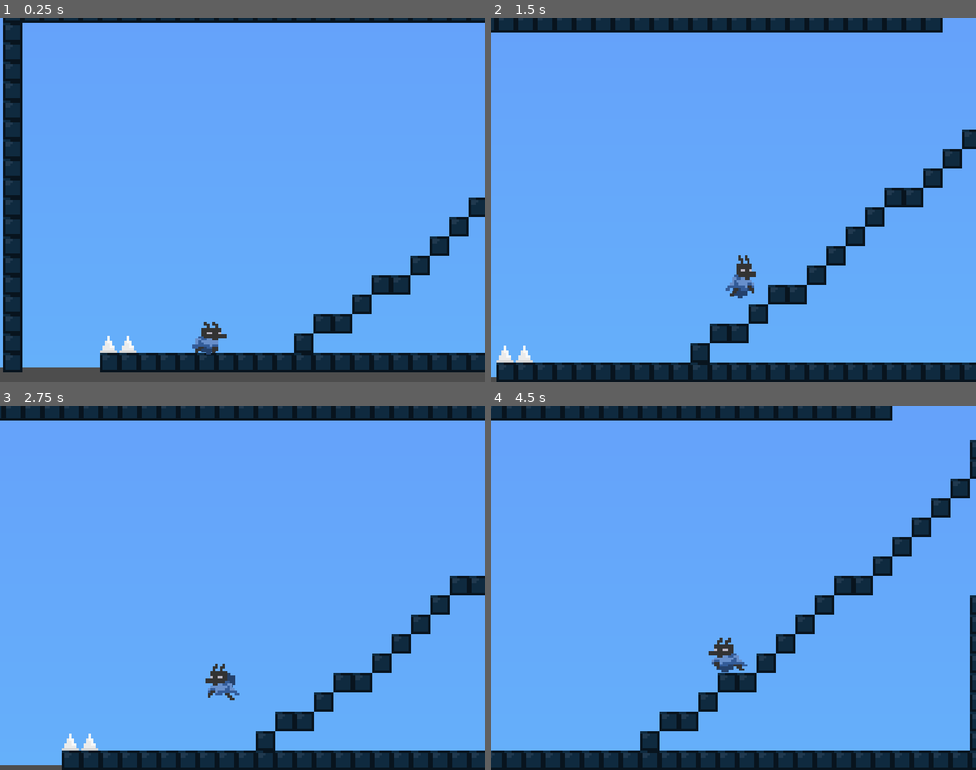
Above: before the commit, frames 1-4 (two rows, left to right).
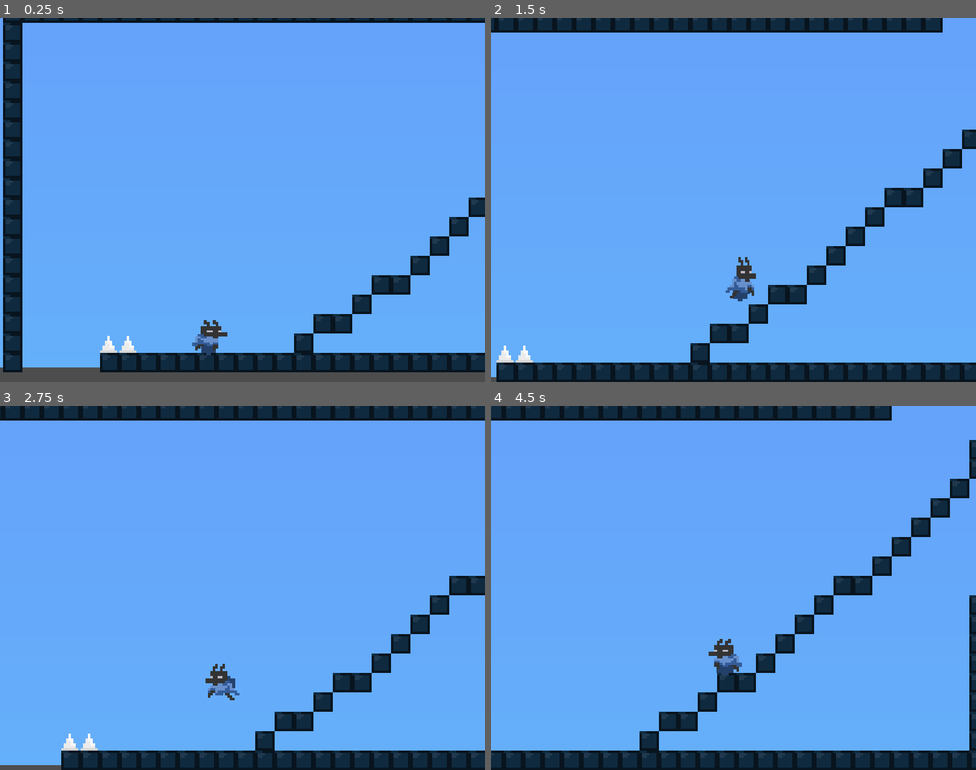
Above: after the commit, the same moments.

Repository: leafcabral/leafs-arcade
Game: Godot game, scene res://main/game_root.tscn
Same seed, same stepped clock (60 frames per second), same inputs: the game is played once before the commit and once after it.
Inputs:
- Up to frame 1 (0.25 s): no input
- Up to frame 2 (1.5 s): hold D (move_right) from 0.53 s (still down); tap Down (crouch, bound only after the commit) at 0.6 s; tap W (jump) at 0.77, 0.8, 1.07, 1.35 s
- Up to frame 3 (2.75 s): tap W (jump) at 1.52, 1.82, 2.3 s; tap Down (crouch, bound only after the commit) at 1.55, 2.1 s; release D (move_right) at 2.03 s; hold A (move_left) from 2.03 s (still down)
- Up to frame 4 (4.5 s): release A (move_left) at 2.78 s; hold D (move_right) 2.78-4.28 s; tap Down (crouch, bound only after the commit) at 2.85, 4.35 s; tap W (jump) at 3.02, 3.32, 3.6, 3.77, 4.07 s; hold A (move_left) from 4.28 s (still down)

The runs differ from the first frame. In frame 1, 0.2% of the frame differs, in the area x 39-47%, y 83-93%; in frame 2, 0.2%; in frame 3, 0.7%; in frame 4, 1.1%, in the area x 0-100%, y 0-100%.

Commit message:
feat(tower_of_lmao): add player crouching

Diff:
--- a/5-tower-of-lmao/common/components/platformer_movement_2d.gd
+++ b/5-tower-of-lmao/common/components/platformer_movement_2d.gd
@@ -5,11 +5,14 @@
 
 signal jumped
 signal hit_floor
+signal crouched
+signal got_up
 
 @export var disabled := false
 @export var input_move_left := &"move_left"
 @export var input_move_right := &"move_right"
 @export var input_jump := &"jump"
+@export var input_crouch := &"crouch"
 
 @export_group("Horizontal Movement")
 @export_range(0, 1000, 0.1, "or_greater") var max_speed := 600.0
@@ -24,6 +27,11 @@
 @export_range(0, 5000, 0.1, "or_greater") var terminal_falling_velocity := 2000.0
 @export var hold_to_jump := false
 
+@export_group("Crouching")
+@export_range(0, 1, 0.01) var crouching_speed_scale := 0.5
+@export_range(1, 2, 0.1, "or_greater") var crouch_jump_scale := 1.0
+@export_range(0, 2, 0.01, "or_greater") var strong_jump_buffer := 0.1
+
 @export_group("Quality of Life")
 @export_range(0, 1, 0.01) var variable_jump_scale := 0.5
 @export_range(0, 5, 0.01, "or_greater") var jump_buffering_time := 0.05
@@ -33,6 +41,7 @@
 
 var jump_buffering := 0.0
 var coyote_jump := 0.0
+var strong_jump := 0.0
 
 var is_walking := false
 var is_jumping := false:
@@ -45,10 +54,19 @@
 		if is_airbourne and not value:
 			hit_floor.emit()
 		is_airbourne = value
+var is_crouching := false:
+	set(value):
+		if is_crouching and not value:
+			got_up.emit()
+		elif not is_crouching and value:
+			crouched.emit()
+		is_crouching = value
+var did_super_jump := false
 
 var _left_pressed := false
 var _right_pressed := false
 var _jump_pressed := false
+var _crouch_pressed := false
 var _time_left_pressed := 0.0
 var _time_right_pressed := 0.0
 
@@ -98,9 +116,15 @@
 	var direction := get_movement_axis()
 	is_walking = direction
 
+	var speed := max_speed * direction
+	if _crouch_pressed:
+		is_crouching = true
+		speed *= crouching_speed_scale
+	else:
+		is_crouching = false
 	velocity.x = move_toward(
 		velocity.x,
-		(max_speed * direction) if direction else 0.0,
+		speed if direction else 0.0,
 		max_speed * delta / (acceleration_time if direction else deceleration_time)
 	)
 
@@ -128,6 +152,7 @@
 		is_airbourne = true
 		if velocity.y >= 0:
 			is_jumping = false
+			did_super_jump = false
 
 
 func should_jump() -> bool:
@@ -143,7 +168,10 @@
 
 
 func get_gravity() -> Vector2:
-	return Vector2(0, 2 * jump_height / pow(
+	var final_jump_height = jump_height
+	if did_super_jump:
+		final_jump_height *= crouch_jump_scale
+	return Vector2(0, 2 * final_jump_height / pow(
 			time_to_peak if is_jumping else time_to_fall,
 			2
 		)
@@ -151,7 +179,11 @@
 
 
 func get_jump_velocity() -> float:
-	return - (2 * jump_height) / time_to_peak
+	var final_jump_height = jump_height
+	if strong_jump:
+		final_jump_height *= crouch_jump_scale
+		did_super_jump = true
+	return - (2 * final_jump_height) / time_to_peak
 
 
 func _update_key_presses(delta: float) -> void:
@@ -169,6 +201,7 @@
 		Input.is_action_just_pressed(input_jump) or
 		(hold_to_jump and Input.is_action_pressed(input_jump))
 	)
+	_crouch_pressed = Input.is_action_pressed(input_crouch)
 
 
 func _update_timers(delta: float) -> void:
@@ -176,8 +209,12 @@
 		jump_buffering = jump_buffering_time
 	if parent.is_on_floor():
 		coyote_jump = coyote_jump_time
+	if _crouch_pressed:
+		strong_jump = strong_jump_buffer
 
 	if jump_buffering > 0:
 		jump_buffering = max(0, jump_buffering - delta)
 	if coyote_jump > 0:
 		coyote_jump = max(0, coyote_jump - delta)
+	if strong_jump > 0:
+		strong_jump = max(0, strong_jump - delta)
--- a/5-tower-of-lmao/entities/player/player.gd
+++ b/5-tower-of-lmao/entities/player/player.gd
@@ -11,6 +11,8 @@
 @onready var sprite_original_scale := sprite.scale
 @onready var cape: ClothTrailComponent = $ClothTrailComponent
 @onready var movement_controller: PlatformerMovement2D = $PlatformerMovement2D
+@onready var normal_collision_box: CollisionShape2D = $NormalCollisionBox
+@onready var crouch_collision_box: CollisionShape2D = $CrouchCollisionBox
 
 
 func _physics_process(delta: float) -> void:
@@ -23,8 +25,12 @@
 func update_sprite_animation() -> void:
 	if movement_controller.is_airbourne:
 		sprite.play("jump")
+	elif movement_controller.is_walking and movement_controller.is_crouching:
+		sprite.play("crouch-walk")
 	elif movement_controller.is_walking:
 		sprite.play("walk")
+	elif movement_controller.is_crouching:
+		sprite.play("crouch")
 	else:
 		sprite.play("idle")
 
@@ -65,3 +71,15 @@
 
 func _on_platformer_movement_2d_hit_floor() -> void:
 	strech_sprite(strech_scale)
+
+
+func _on_platformer_movement_2d_got_up() -> void:
+	normal_collision_box.set_deferred("disabled", false)
+	await get_tree().process_frame
+	crouch_collision_box.set_deferred("disabled", true)
+
+
+func _on_platformer_movement_2d_crouched() -> void:
+	crouch_collision_box.set_deferred("disabled", false)
+	await get_tree().process_frame
+	normal_collision_box.set_deferred("disabled", true)
--- a/5-tower-of-lmao/entities/player/player.tscn
+++ b/5-tower-of-lmao/entities/player/player.tscn
@@ -1,9 +1,11 @@
-[gd_scene load_steps=24 format=3 uid="uid://b6uvxvcf0811"]
+[gd_scene load_steps=35 format=3 uid="uid://b6uvxvcf0811"]
 
 [ext_resource type="Script" uid="uid://bbqag8hc5bpke" path="res://entities/player/player.gd" id="1_sglur"]
 [ext_resource type="Texture2D" uid="uid://74xqh7pg6t8y" path="res://entities/player/sprites/idle.png" id="2_fkugw"]
 [ext_resource type="Texture2D" uid="uid://bwp1l6tw1k784" path="res://entities/player/sprites/jump.png" id="3_8fjmc"]
+[ext_resource type="Texture2D" uid="uid://3cpl42alwemv" path="res://entities/player/sprites/crouch.png" id="3_26q78"]
 [ext_resource type="Script" uid="uid://4s62gvwpjvxj" path="res://common/components/platformer_movement_2d.gd" id="3_sglur"]
+[ext_resource type="Texture2D" uid="uid://cj2arrqx7ywag" path="res://entities/player/sprites/crouch-walk.png" id="4_bectd"]
 [ext_resource type="Texture2D" uid="uid://cpjuoviyhyp6x" path="res://entities/player/sprites/walk.png" id="4_qiwj3"]
 [ext_resource type="Script" uid="uid://ddtv83v7vkf2v" path="res://common/components/cloth_trail_component.gd" id="6_8fjmc"]
 [ext_resource type="Script" uid="uid://fmpoq8my4dhh" path="res://common/components/corner_correction_component.gd" id="7_qiwj3"]
@@ -26,6 +28,38 @@
 fill_to = Vector2(1, 0.5)
 metadata/_snap_enabled = true
 
+[sub_resource type="AtlasTexture" id="AtlasTexture_we0b7"]
+atlas = ExtResource("3_26q78")
+region = Rect2(0, 0, 16, 16)
+
+[sub_resource type="AtlasTexture" id="AtlasTexture_mtric"]
+atlas = ExtResource("4_bectd")
+region = Rect2(0, 0, 16, 16)
+
+[sub_resource type="AtlasTexture" id="AtlasTexture_eyb6c"]
+atlas = ExtResource("4_bectd")
+region = Rect2(16, 0, 16, 16)
+
+[sub_resource type="AtlasTexture" id="AtlasTexture_221hk"]
+atlas = ExtResource("4_bectd")
+region = Rect2(32, 0, 16, 16)
+
+[sub_resource type="AtlasTexture" id="AtlasTexture_ghoj8"]
+atlas = ExtResource("4_bectd")
+region = Rect2(48, 0, 16, 16)
+
+[sub_resource type="AtlasTexture" id="AtlasTexture_t1t22"]
+atlas = ExtResource("4_bectd")
+region = Rect2(64, 0, 16, 16)
+
+[sub_resource type="AtlasTexture" id="AtlasTexture_50fht"]
+atlas = ExtResource("4_bectd")
+region = Rect2(80, 0, 16, 16)
+
+[sub_resource type="AtlasTexture" id="AtlasTexture_wuv6x"]
+atlas = ExtResource("4_bectd")
+region = Rect2(96, 0, 16, 16)
+
 [sub_resource type="AtlasTexture" id="AtlasTexture_26q78"]
 atlas = ExtResource("2_fkugw")
 region = Rect2(0, 0, 16, 16)
@@ -74,6 +108,40 @@
 animations = [{
 "frames": [{
 "duration": 1.0,
+"texture": SubResource("AtlasTexture_we0b7")
+}],
+"loop": true,
+"name": &"crouch",
+"speed": 5.0
+}, {
+"frames": [{
+"duration": 1.0,
+"texture": SubResource("AtlasTexture_mtric")
+}, {
+"duration": 1.0,
+"texture": SubResource("AtlasTexture_eyb6c")
+}, {
+"duration": 1.0,
+"texture": SubResource("AtlasTexture_221hk")
+}, {
+"duration": 1.0,
+"texture": SubResource("AtlasTexture_ghoj8")
+}, {
+"duration": 1.0,
+"texture": SubResource("AtlasTexture_t1t22")
+}, {
+"duration": 1.0,
+"texture": SubResource("AtlasTexture_50fht")
+}, {
+"duration": 1.0,
+"texture": SubResource("AtlasTexture_wuv6x")
+}],
+"loop": true,
+"name": &"crouch-walk",
+"speed": 8.0
+}, {
+"frames": [{
+"duration": 1.0,
 "texture": SubResource("AtlasTexture_26q78")
 }, {
 "duration": 1.0,
@@ -123,6 +191,9 @@
 
 [sub_resource type="RectangleShape2D" id="RectangleShape2D_symyc"]
 size = Vector2(40, 48)
+
+[sub_resource type="RectangleShape2D" id="RectangleShape2D_bectd"]
+size = Vector2(40, 40)
 
 [node name="Player" type="CharacterBody2D"]
 collision_mask = 10
@@ -130,8 +201,8 @@
 strech_restore_seconds = 0.15
 
 [node name="ClothTrailComponent" type="Line2D" parent="."]
-position = Vector2(3, 7)
-points = PackedVector2Array(0, 0, 0, 4, 0, 8, 0, 12, 0, 16)
+position = Vector2(3, 4)
+points = PackedVector2Array(0, 0, -3e-45, 4, -6e-45, 8, -8e-45, 12, -1.1e-44, 16)
 width = 0.0
 width_curve = SubResource("Curve_8fjmc")
 default_color = Color(0.14117648, 0.25490198, 0.41960785, 1)
@@ -148,31 +219,40 @@
 metadata/_custom_type_script = "uid://ddtv83v7vkf2v"
 
 [node name="Sprites" type="AnimatedSprite2D" parent="."]
-position = Vector2(0, 32)
 scale = Vector2(4, 4)
 sprite_frames = SubResource("SpriteFrames_a1qjk")
-animation = &"idle"
-offset = Vector2(0, -8)
-
-[node name="CollisionShape2D" type="CollisionShape2D" parent="."]
-position = Vector2(0, 8)
+animation = &"crouch"
+offset = Vector2(0, -2)
+
+[node name="NormalCollisionBox" type="CollisionShape2D" parent="."]
 shape = SubResource("RectangleShape2D_symyc")
+
+[node name="CrouchCollisionBox" type="CollisionShape2D" parent="."]
+position = Vector2(0, 4)
+shape = SubResource("RectangleShape2D_bectd")
+disabled = true
+debug_color = Color(0.70196074, 0, 0.22620443, 0.41960785)
 
 [node name="PlatformerMovement2D" type="Node2D" parent="."]
 script = ExtResource("3_sglur")
+input_crouch = null
 max_speed = 400.0
 jump_height = 128.0
 time_to_peak = 0.4
+crouching_speed_scale = 0.3
+crouch_jump_scale = 1.5
 jump_buffering_time = 0.1
 metadata/_custom_type_script = "uid://4s62gvwpjvxj"
 
 [node name="CornerCorrectionComponent" type="Node2D" parent="."]
-position = Vector2(0, -16)
+position = Vector2(0, -24)
 script = ExtResource("7_qiwj3")
 amount = 8.0
 length = 14.0
 distance_between = 40.0
 metadata/_custom_type_script = "uid://fmpoq8my4dhh"
 
+[connection signal="crouched" from="PlatformerMovement2D" to="." method="_on_platformer_movement_2d_crouched"]
+[connection signal="got_up" from="PlatformerMovement2D" to="." method="_on_platformer_movement_2d_got_up"]
 [connection signal="hit_floor" from="PlatformerMovement2D" to="." method="_on_platformer_movement_2d_hit_floor"]
 [connection signal="jumped" from="PlatformerMovement2D" to="." method="_on_platformer_movement_2d_jumped"]
--- a/5-tower-of-lmao/project.godot
+++ b/5-tower-of-lmao/project.godot
@@ -48,6 +48,12 @@
 , Object(InputEventKey,"resource_local_to_scene":false,"resource_name":"","device":-1,"window_id":0,"alt_pressed":false …(182 unchanged characters)…
 ]
 }
+crouch={
+"deadzone": 0.2,
+"events": [Object(InputEventKey,"resource_local_to_scene":false,"resource_name":"","device":-1,"window_id":0,"alt_pressed":false,"shift_pressed":false,"ctrl_pressed":false,"meta_pressed":false,"pressed":false,"keycode":0,"physical_keycode":4194322,"key_label":0,"unicode":0,"location":0,"echo":false,"script":null)
+, Object(InputEventKey,"resource_local_to_scene":false,"resource_name":"","device":-1,"window_id":0,"alt_pressed":false,"shift_pressed":false,"ctrl_pressed":false,"meta_pressed":false,"pressed":false,"keycode":0,"physical_keycode":83,"key_label":0,"unicode":115,"location":0,"echo":false,"script":null)
+]
+}
 
 [layer_names]
 
Binary file added: 5-tower-of-lmao/entities/player/sprites/crouch-walk.png
Not shown, added: 5-tower-of-lmao/entities/player/sprites/crouch-walk.png.import
Binary file added: 5-tower-of-lmao/entities/player/sprites/crouch.png
Not shown, added: 5-tower-of-lmao/entities/player/sprites/crouch.png.import
